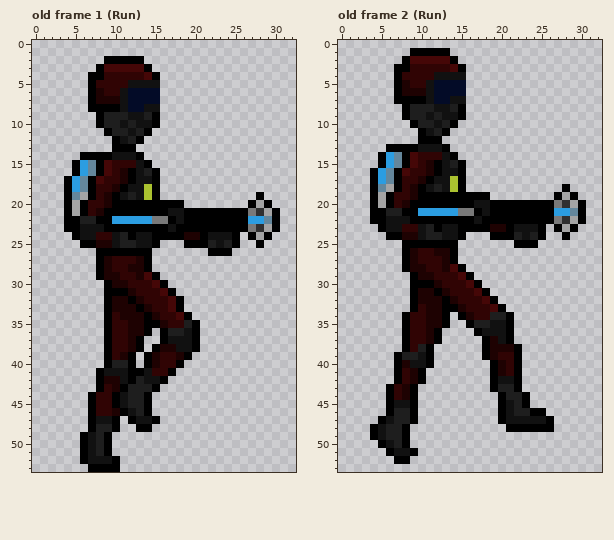
Pixel-art file, stored at Platformer/Assets/Images/Ase/Soldier.ase. Above is the file before it was changed.
54x54 pixels, 8 frames. Shown: old frame 1 (Run): x 0..32, y 0..53; old frame 2 (Run): x 0..32, y 0..53. The commit also changed other frames, which this record leaves out.
The result:
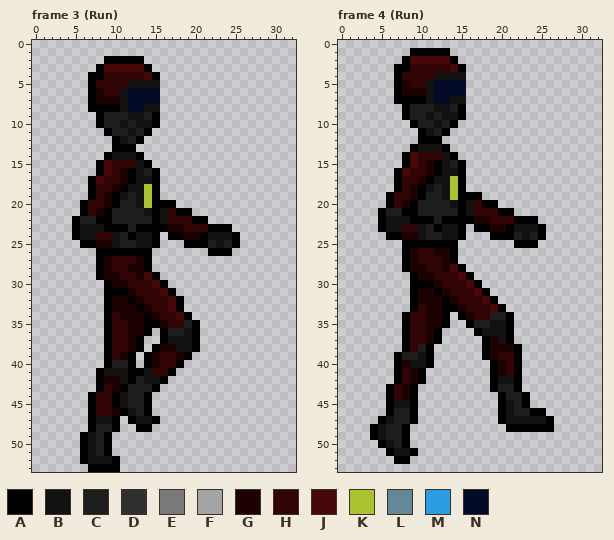
Palette (. is transparent): A #000000  B #111111  C #1e1e1e  D #303030  E #797979  F #a4a4a4  G #1e0202  H #300404  J #450707  K #abc230  L #64879c  M #2b9de1  N #030b27
A new or re-ordered frame is compared with the old frame closest to it.
Diff:
{"change": "layer \"Goo\" now hidden"}
{"change": "frames re-ordered"}
{"where": "frame 3 (Run) against old frame 1 (Run)"}
{"frame":3,"y":14,"x":6,"old":"AAA","new":"..."}
{"frame":3,"y":15,"x":5,"old":"AML","new":"..."}
{"frame":3,"y":16,"x":5,"old":"AML","new":"..."}
{"frame":3,"y":17,"x":4,"old":"AML","new":"..."}
{"frame":3,"y":18,"x":4,"old":"AML","new":"..."}
{"frame":3,"y":19,"x":4,"old":"ALF","new":"..."}
{"frame":3,"y":19,"x":28,"old":"A","new":"."}
{"frame":3,"y":20,"x":4,"old":"AF","new":".."}
{"frame":3,"y":20,"x":11,"old":"AAAA","new":"CCBK"}
{"frame":3,"y":20,"x":18,"old":"A","new":"."}
{"frame":3,"y":20,"x":27,"old":"AFA","new":"..."}
{"frame":3,"y":21,"x":4,"old":"AF","new":".."}
{"frame":3,"y":21,"x":10,"old":"AAAAA","new":"CCCCB"}
{"frame":3,"y":21,"x":16,"old":"ABB","new":"BHA"}
{"frame":3,"y":21,"x":20,"old":"AAAAAAAEDFA","new":"..........."}
{"frame":3,"y":22,"x":4,"old":"A","new":"."}
{"frame":3,"y":22,"x":10,"old":"MMMMMEEABA","new":"CCCCCABHHH"}
{"frame":3,"y":22,"x":22,"old":"AAAAAMMLA","new":"........."}
{"frame":3,"y":23,"x":4,"old":"A","new":"."}
{"frame":3,"y":23,"x":12,"old":"A","new":"C"}
{"frame":3,"y":23,"x":17,"old":"BAAAA","new":"GGHHH"}
{"frame":3,"y":23,"x":25,"old":"AAEDFA","new":"......"}
{"frame":3,"y":24,"x":16,"old":"A","new":"."}
{"frame":3,"y":24,"x":27,"old":"AFA","new":"..."}
{"frame":3,"y":25,"x":28,"old":"A","new":"."}
{"where": "frame 4 (Run) against old frame 2 (Run)"}
{"frame":4,"y":13,"x":6,"old":"AAA","new":"..."}
{"frame":4,"y":14,"x":5,"old":"AML","new":"..."}
{"frame":4,"y":15,"x":5,"old":"AML","new":"..."}
{"frame":4,"y":16,"x":4,"old":"AML","new":"..."}
{"frame":4,"y":17,"x":4,"old":"AML","new":"..."}
{"frame":4,"y":18,"x":4,"old":"ALF","new":"..."}
{"frame":4,"y":18,"x":28,"old":"A","new":"."}
{"frame":4,"y":19,"x":4,"old":"AF","new":".."}
{"frame":4,"y":19,"x":11,"old":"AAAA","new":"CCBK"}
{"frame":4,"y":19,"x":18,"old":"A","new":"."}
{"frame":4,"y":19,"x":27,"old":"AFA","new":"..."}
{"frame":4,"y":20,"x":4,"old":"AF","new":".."}
{"frame":4,"y":20,"x":10,"old":"AAAAA","new":"CCCCB"}
{"frame":4,"y":20,"x":16,"old":"ABB","new":"BHA"}
{"frame":4,"y":20,"x":20,"old":"AAAAAAAEDFA","new":"..........."}
{"frame":4,"y":21,"x":4,"old":"A","new":"."}
{"frame":4,"y":21,"x":10,"old":"MMMMMEEABA","new":"CCCCCABHHH"}
{"frame":4,"y":21,"x":22,"old":"AAAAAMMLA","new":"........."}
{"frame":4,"y":22,"x":4,"old":"A","new":"."}
{"frame":4,"y":22,"x":12,"old":"A","new":"C"}
{"frame":4,"y":22,"x":17,"old":"BAAAA","new":"GGHHH"}
{"frame":4,"y":22,"x":25,"old":"AAEDFA","new":"......"}
{"frame":4,"y":23,"x":16,"old":"A","new":"."}
{"frame":4,"y":23,"x":27,"old":"AFA","new":"..."}
{"frame":4,"y":24,"x":28,"old":"A","new":"."}
